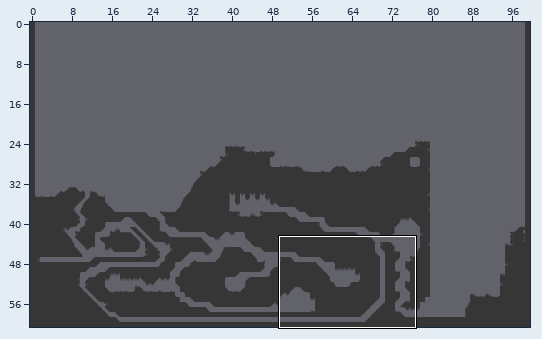
One commit to this Tiled map (JSON): res/tilemaps/water_level.json. Above, an overview of the earlier version with the close-up marked.
Close-up. Before the commit:
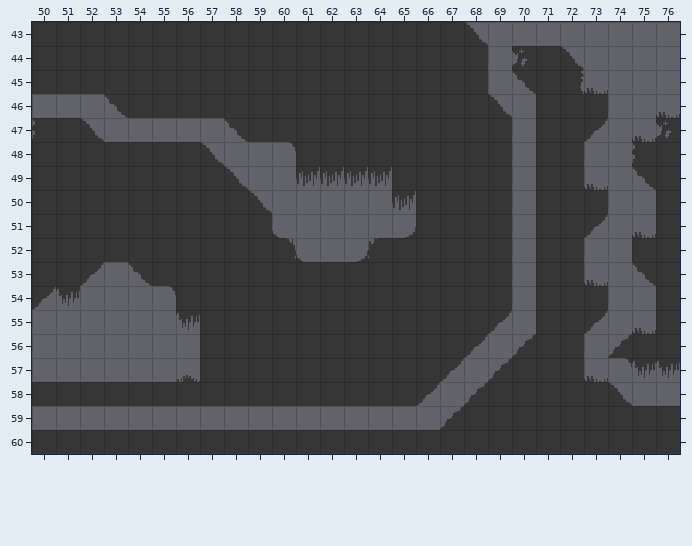
Cells are 16x16 px. Shown: x 50..76, y 43..60. The commit also changed other parts of the map, which this record leaves out.
After:
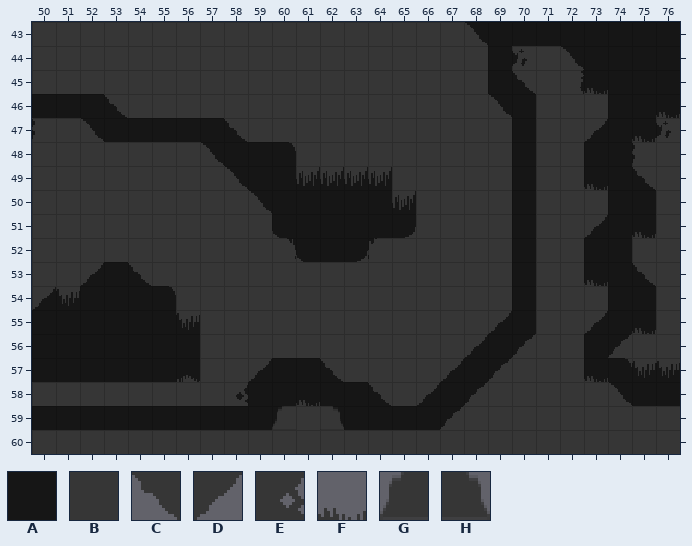
Key: from "gray_square": A 0; from "mininicular": B 0, C 10, D 11, E 21, F 26, G 42, H 43.
_ is an empty cell.
The exact change:
Layer "1":
Tile A is added in row 43 at x 68 to 76; in rows 44 to 45 at x 69 to 70 and 72 to 76; in row 46 at x 50 to 53, 69 to 70 and 74 to 76; in row 47 at x 50, 52 to 58, 70 and 73 to 76; in row 48 at x 57 to 60, 70 and 73 to 75; in row 49 at x 58 to 64, 70 and 73 to 75.
Tile A is added in row 50 at x 59 to 65, 70 and 74 to 75; in row 51 at x 60 to 65, 70 and 73 to 75; in row 52 at x 60 to 64, 70 and 73 to 74; in row 53 at x 52 to 54, 70 and 73 to 75; in row 54 at x 50 to 55, 70 and 74 to 75; in row 55 at x 50 to 56, 69 to 70 and 73 to 75.
Tile A is added in row 56 at x 50 to 56, 68 to 70 and 73 to 74; in row 57 at x 50 to 56, 59 to 62, 67 to 69 and 73 to 76; in row 58 at x 58 to 64, 66 to 68 and 74 to 76; in row 59 at x 50 to 60 and 62 to 67.
Layer "0":
Tile B is added in row 59 at x 61.
Tile C replaces tile B in row 57 at x 62; in row 58 at x 64.
Tile D replaces tile B in row 57 at x 59.
Tile E replaces tile B in row 58 at x 58.
Tile F replaces tile B in row 58 at x 61.
Tile G is added in row 59 at x 60.
Tile H is added in row 59 at x 62.
Tile B is gone in row 57 at x 60 to 61; in row 58 at x 59 to 60 and 62 to 63.
Pixel boxes of the changes (left, top, right, bottom) in both close-ups:
changed: (32, 22, 680, 430)
